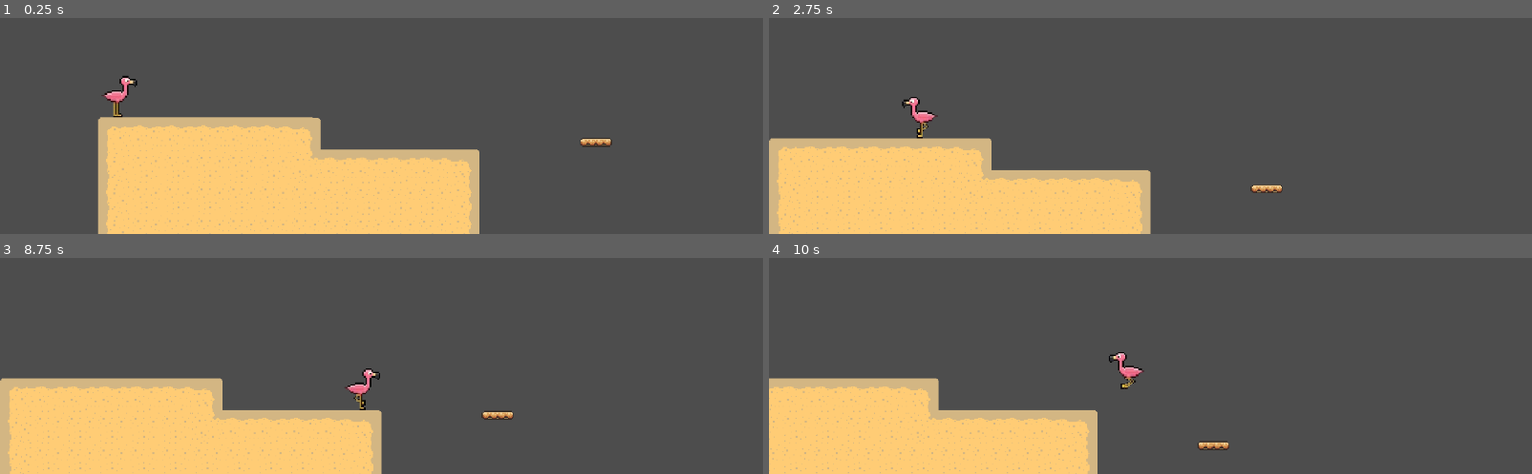
Above: before the commit, frames 1-4 (two rows, left to right).
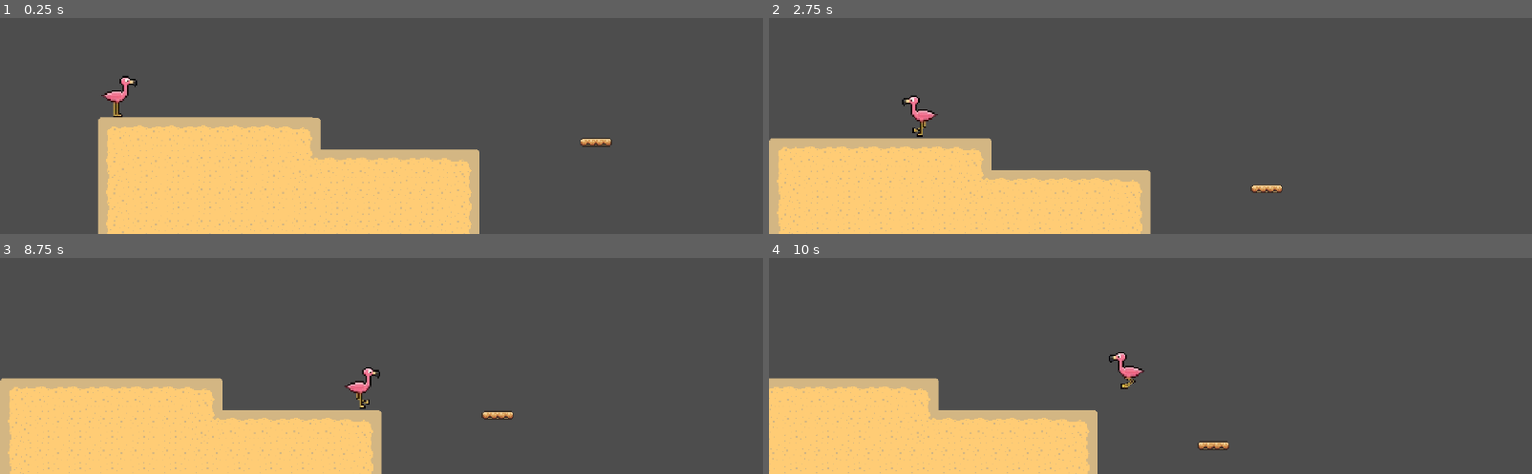
Above: after the commit, the same moments.

Repository: AamindMandragora/GMTKGameJam
Game: Godot game, scene res://Scenes/game.tscn
Same seed, same stepped clock (60 frames per second), same inputs: the game is played once before the commit and once after it.
Inputs:
- Up to frame 1 (0.25 s): no input
- Up to frame 2 (2.75 s): hold Right (move right) 0.53-2.03 s; tap Up (jump) at 0.6, 0.77, 1.07, 1.35, 1.52, 1.82, 2.1 s; hold Left (move left) from 2.03 s (still down)
- Up to frame 3 (8.75 s): release Left (move left) at 2.78 s; hold Right (move right) 2.78-4.28 s; tap Up (jump) at 2.85, 3.02, 3.32, 3.6, 3.77, 4.07, 4.35, 4.52, 4.82, 5.1, 5.85, 6.02, 6.32, 6.6, 6.77, 7.07, 7.35, 7.52, 7.82, 8.1 s; hold Left (move left) 4.28-5.03 s; hold Right (move right) 5.03-5.78 s; hold Left (move left) 5.78-7.28 s; hold Right (move right) from 7.28 s (still down)
- Up to frame 4 (10 s): tap Up (jump) at 8.85, 9.02, 9.32, 9.6, 9.77 s; release Right (move right) at 9.53 s; hold Left (move left) from 9.53 s (still down)

The runs differ from the first frame. In frame 1, less than 0.1% of the frame differs, in the area x 13-17%, y 35-37%; in frame 2, 0.2%, in the area x 17-23%, y 35-56%; in frame 3, 0.2%; in frame 4, less than 0.1%.

Commit message:
improved flamingo run animation
13:50 8/2/25

Diff:
--- a/Scenes/player.tscn
+++ b/Scenes/player.tscn
@@ -1,36 +1,44 @@
-[gd_scene load_steps=10 format=3 uid="uid://73voyt3785y8"]
+[gd_scene load_steps=12 format=3 uid="uid://73voyt3785y8"]
 
-[ext_resource type="Texture2D" uid="uid://ba2bjvqje6m2g" path="res://player_sprite-removebg-preview.png" id="1_4flbx"]
 [ext_resource type="Script" uid="uid://cmdwl02ywint4" path="res://Scripts/player.gd" id="1_cvnsp"]
+[ext_resource type="Texture2D" uid="uid://x38ndtgi0jf2" path="res://Assets/sprites/player_sprite.png" id="3_6t5aa"]
 
-[sub_resource type="AtlasTexture" id="AtlasTexture_onrkg"]
-atlas = ExtResource("1_4flbx")
+[sub_resource type="AtlasTexture" id="AtlasTexture_cvnsp"]
+atlas = ExtResource("3_6t5aa")
 region = Rect2(64, 0, 64, 64)
 
-[sub_resource type="AtlasTexture" id="AtlasTexture_i3pqv"]
-atlas = ExtResource("1_4flbx")
+[sub_resource type="AtlasTexture" id="AtlasTexture_6t5aa"]
+atlas = ExtResource("3_6t5aa")
 region = Rect2(64, 64, 64, 64)
 
 [sub_resource type="AtlasTexture" id="AtlasTexture_vgqql"]
-atlas = ExtResource("1_4flbx")
+atlas = ExtResource("3_6t5aa")
 region = Rect2(64, 64, 64, 64)
 
-[sub_resource type="AtlasTexture" id="AtlasTexture_cvnsp"]
-atlas = ExtResource("1_4flbx")
+[sub_resource type="AtlasTexture" id="AtlasTexture_fkybt"]
+atlas = ExtResource("3_6t5aa")
 region = Rect2(0, 0, 64, 64)
 
-[sub_resource type="AtlasTexture" id="AtlasTexture_6t5aa"]
-atlas = ExtResource("1_4flbx")
+[sub_resource type="AtlasTexture" id="AtlasTexture_x3wgy"]
+atlas = ExtResource("3_6t5aa")
+region = Rect2(0, 128, 64, 64)
+
+[sub_resource type="AtlasTexture" id="AtlasTexture_3smsa"]
+atlas = ExtResource("3_6t5aa")
 region = Rect2(0, 64, 64, 64)
+
+[sub_resource type="AtlasTexture" id="AtlasTexture_8erm5"]
+atlas = ExtResource("3_6t5aa")
+region = Rect2(64, 0, 64, 64)
 
 [sub_resource type="SpriteFrames" id="SpriteFrames_hqtel"]
 animations = [{
 "frames": [{
 "duration": 1.0,
-"texture": SubResource("AtlasTexture_onrkg")
+"texture": SubResource("AtlasTexture_cvnsp")
 }, {
 "duration": 1.0,
-"texture": SubResource("AtlasTexture_i3pqv")
+"texture": SubResource("AtlasTexture_6t5aa")
 }],
 "loop": true,
 "name": &"idle",
@@ -46,14 +54,20 @@
 }, {
 "frames": [{
 "duration": 1.0,
-"texture": SubResource("AtlasTexture_cvnsp")
+"texture": SubResource("AtlasTexture_fkybt")
 }, {
 "duration": 1.0,
-"texture": SubResource("AtlasTexture_6t5aa")
+"texture": SubResource("AtlasTexture_x3wgy")
+}, {
+"duration": 1.0,
+"texture": SubResource("AtlasTexture_3smsa")
+}, {
+"duration": 1.0,
+"texture": SubResource("AtlasTexture_8erm5")
 }],
 "loop": true,
 "name": &"run",
-"speed": 4.0
+"speed": 8.0
 }]
 
 [sub_resource type="CapsuleShape2D" id="CapsuleShape2D_fkybt"]
@@ -65,13 +79,13 @@
 script = ExtResource("1_cvnsp")
 
 [node name="AnimatedSprite2D" type="AnimatedSprite2D" parent="."]
-position = Vector2(0, -14)
+position = Vector2(0, -21)
 scale = Vector2(0.75, 0.75)
 sprite_frames = SubResource("SpriteFrames_hqtel")
-animation = &"jump"
-autoplay = "run"
+animation = &"run"
+frame_progress = 0.942474
 
 [node name="CollisionShape2D" type="CollisionShape2D" parent="."]
-position = Vector2(0, -10)
+position = Vector2(0, -17)
 scale = Vector2(0.75, 0.75)
 shape = SubResource("CapsuleShape2D_fkybt")
Binary file added: Assets/sprites/player_sprite.png
Not shown, changed: Assets/sprites/player_sprite.png.import
Renamed: tileset.png -> Assets/sprites/tileset.png
Not shown, changed: Assets/sprites/tileset.png.import
Binary file removed: player_sprite-removebg-preview.png
Binary file removed: player_sprite.png
Not shown, removed: tileset.png.import
